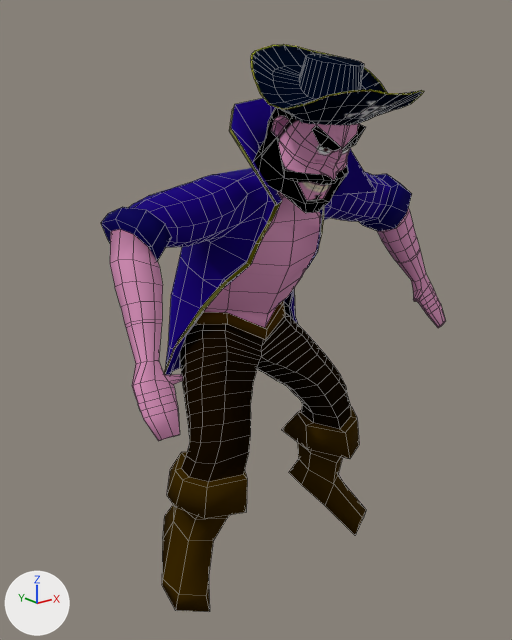
An edit to the OBJ model assets/Animacion/Pirata/Celebracion/PirataCelebracion_000148.obj, drawn before and after from the same camera.
Camera for both pictures: a camera (50 mm lens) standing at (-5.92, -6.93, 6.85) and looking at (-0.26, 0.14, 4.02). The axes (+X, +Y, +Z) are drawn at lower left. The lights are the same throughout. Mesh edges are drawn as thin lines. Where no turn or scale is listed for an object, it has been applied to the vertices.

Objects in the first picture: 'Pirata_PirataH'.
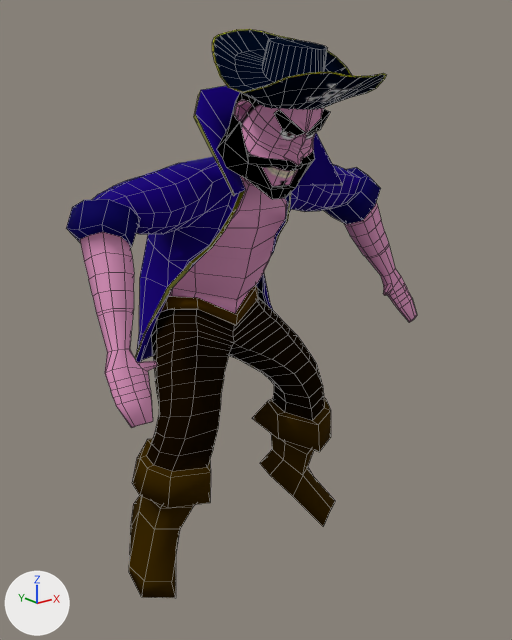
Pixel boxes [x1, y1, x2, y2] of what changed, in the pictures (512 x 640 px; the box of a moved part takes in the faces that stretch with it):
'Pirata_PirataH', reshaped: before [101, 44, 446, 612]; after [66, 29, 417, 598]
part 1 of me_pirata_piratah, moved or reshaped: before [251, 44, 424, 126]; after [212, 29, 386, 110]
part 2 of me_pirata_piratah, moved or reshaped: before [101, 98, 446, 612]; after [66, 86, 417, 598]

What changed in the scene script:
```text
Change me_pirata_piratah:
    used by ob_pirata_piratah; location = (0.0, 0.0, 0.0)
    remove me_pirata_piratah.from_pydata(...)  # 1340 vertices, 1341 faces; spans x -2.67..2.79, y -2.17..1.38, z 0.29..7.44
    add me_pirata_piratah.from_pydata(...)  # 1340 vertices, 1341 faces; spans x -2.74..2.68, y -1.75..1.92, z 0.22..7.63
    me_pirata_piratah part 1: the loose piece of 216 vertices spanning x -1.17..0.67, y -2.17..-0.33, z 6.44..7.44 is scaled about its middle by 1.04, then moved by (-0.12, 0.46, 0.17)
    me_pirata_piratah part 2: 1124 of 1340 vertices moved; they spanned x -2.67..2.79, y -1.45..1.38, z 0.29..7.11 and now span x -2.74..2.68, y -0.99..1.92, z 0.22..7.28; mean shift (-0.11, 0.5, 0.08); largest move (-1.08, 0.71, 4.33) -> (-1.19, 1.37, 4.51)
```
